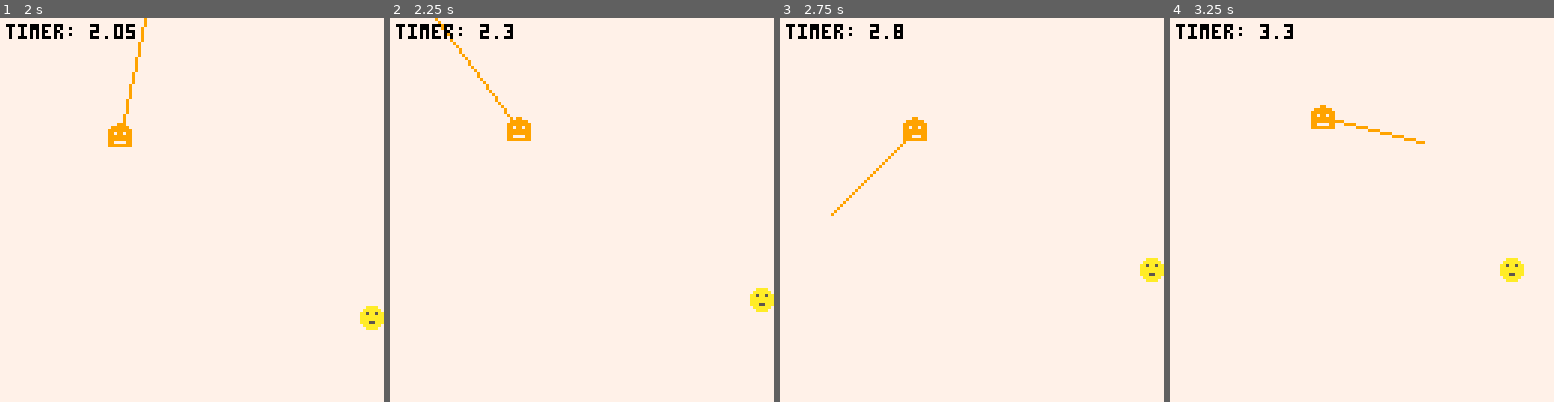
Above: before the commit, frames 1-4 (left to right).
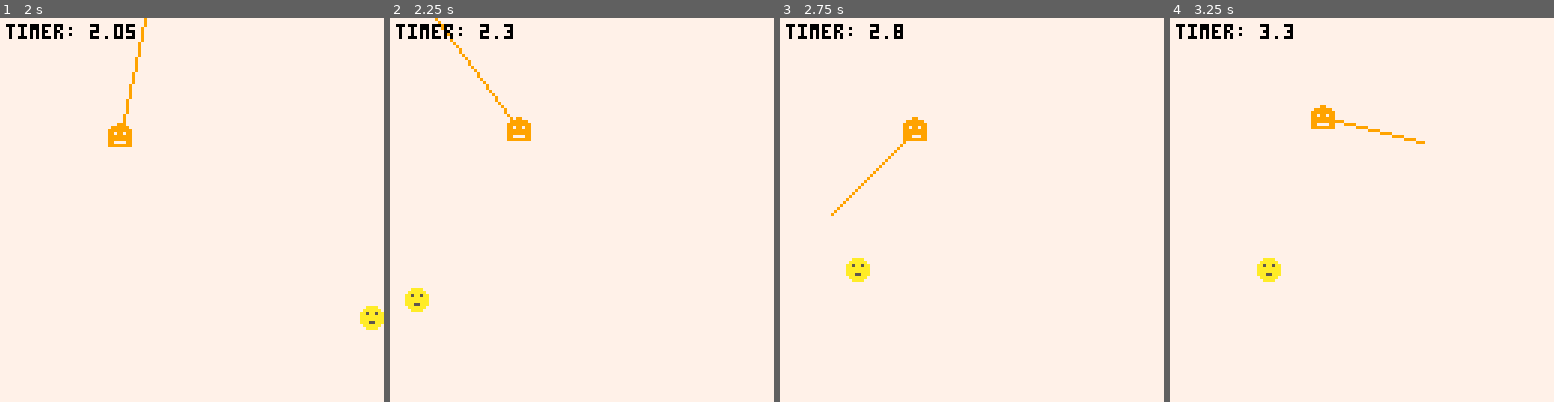
Above: after the commit, the same moments.

Repository: Chrisioo/GDD_Gruppe_1
Game: PICO-8 cartridge gegner_ki.p8
The game is run twice, just before and just after one commit, with the same random seed, the same clock (stepped at 60 frames per second) and the same inputs.
Inputs:
- Up to frame 1 (2 s): hold Right from 1.6 s (still down)
- Up to frame 2 (2.25 s): release Right at 2.1 s; hold Up from 2.15 s (still down)
- Up to frame 3 (2.75 s): release Up at 2.42 s; hold Right from 2.47 s (still down)
- Up to frame 4 (3.25 s): release Right at 3.03 s; hold Left from 3.08 s (still down)

Frame 1 is identical in both runs. In frame 2, 0.6% of the frame differs, in the area x 3-100%, y 70-77%; in frame 3, 0.6%; in frame 4, 0.6%.

Commit message:
Update: map_borders_teleport

Diff:
--- a/gegner_ki.p8
+++ b/gegner_ki.p8
@@ -1,27 +1,6 @@
 pico-8 cartridge // http://www.pico-8.com
 version 42
 __lua__
-
--- Spieler, setzt sich aus x und y Koordinaten sowie Sprite und Geschwindigkeit zusammen
-player = {
-    x = 96,
-    y = 96,
-    sprite = 1,
-    speed = 1
-}
-
--- Gegner, setzt sich aus x und y Koordinaten sowie Sprite und Geschwindigkeit zusammen
--- Zusaetzlich hat Gegner einen Status und einen Sichtwinkel
-enemy = {
-    x = 32,
-    y = 32,
-    state = "neutral",
-    angle = 0,
-    line_x = 0,
-    line_y = 0,
-    sprite = 2,
-    speed = 1
-}
 
 -- Variablen fuer Game Over
 -- game_over: Status, zeigt an ob das Spiel vorbei ist
@@ -31,7 +10,26 @@
 
 -- Initialisierung, hier keine Funktionen
 function _init ()
+    -- Spieler, setzt sich aus x und y Koordinaten sowie Sprite und Geschwindigkeit zusammen
+    player = {
+        x = 96,
+        y = 96,
+        sprite = 1,
+        speed = 1
+    }
 
+    -- Gegner, setzt sich aus x und y Koordinaten sowie Sprite und Geschwindigkeit zusammen
+    -- Zusaetzlich hat Gegner einen Status und einen Sichtwinkel
+    enemy = {
+        x = 32,
+        y = 32,
+        state = "neutral",
+        angle = 0,
+        line_x = 0,
+        line_y = 0,
+        sprite = 2,
+        speed = 1
+    }
 end
 
 -- Update Funktion, wird mit jedem Frame aufgerufen
@@ -39,7 +37,8 @@
 -- Hier wird die Bewegung des Spielers und des Gegners sowie die Kollision und der Status des Gegners ueberprueft
 function _update60 ()
     player_movement()                                                       -- Methode fuer Spielerbewegung
-    map_borders()                                                           -- Methode fuer Spieler-/Gegnerkollision mit Kartenrand
+    --map_borders()                                                         -- Methode fuer Spieler-/Gegnerkollision mit Kartenrand
+    map_borders_teleport()                                                  -- Alternative Methode zur Kollision mit Kartenrand, teleportiert Spieler/Gegener an auf andere Seite der Karte
     if (collision(player.x, enemy.x, player.y, enemy.y)) then               -- Methode fuer Kollision zwischen Spieler und Gegner
         game_over = true                                                    -- Spiel vorbei, falls Kollision zwischen Spieler und Gegner stattfindet
     end
@@ -54,7 +53,7 @@
 -- Draw Funktion, wird mit jedem Frame aufgerufen
 -- _draw: Zeichnet die Spielwelt und die Entities
 function _draw()
-    cls(7)                                                                  -- Hintergrundfarbe, 7 = weiß
+    cls(7)                                                                  -- Hintergrundfarbe, 7 = weiれか
     spr(player.sprite, player.x, player.y)                                  -- Zeichnet Spieler an Position x und y mit Sprite 1
     spr(enemy.sprite, enemy.x, enemy.y)                                     -- Zeichnet Gegner an Position x und y mit Sprite 2
     if (enemy.state == "neutral") then                                      -- Wenn Gegner im neutralen Zustand ist
@@ -101,13 +100,13 @@
 -- Funktion fuer zufaellige Bewegung des Gegners
 -- Wird genutzt, wenn Gegner im Modus "neutral" ist
 function enemy_random_movement()
-    local rnd_dir = rnd(1)                                                  -- Zufれさllige Richtung, in die sich der Gegner bewegt
+    local rnd_dir = rnd(1)                                                  -- Zufaellige Richtung, in die sich der Gegner bewegt
     local enemy_dir_x = 0                                                   -- Richtung des Gegners in x-Richtung
     local enemy_dir_y = 0                                                   -- Richtung des Gegners in y-Richtung
-    if (rnd_dir > 0.5) then                                                 -- Wenn zufれさllige Richtung grれへれかer als 0.5 ist
-        enemy_dir_x = rnd({-1, 1})                                          -- Zufれさllige Richtung in x-Richtung (-1 oder 1)
+    if (rnd_dir > 0.5) then                                                 -- Wenn zufaellige Richtung grれへれかer als 0.5 ist
+        enemy_dir_x = rnd({-1, 1})                                          -- Zufaellige Richtung in x-Richtung (-1 oder 1)
     else
-        enemy_dir_y = rnd({-1, 1})                                          -- Zufれさllige Richtung in y-Richtung (-1 oder 1)
+        enemy_dir_y = rnd({-1, 1})                                          -- Zufaellige Richtung in y-Richtung (-1 oder 1)
     end
     enemy.x = enemy.x + enemy_dir_x * enemy.speed                           -- Bewegung des Gegners in x-Richtung
     enemy.y = enemy.y + enemy_dir_y * enemy.speed                           -- Bewegung des Gegners in y-Richtung
@@ -143,6 +142,34 @@
     enemy.y = mid(0, enemy.y, 120)
 end
 
+function map_borders_teleport()
+    if (player.x < 0) then
+        player.x = 120
+        enemy.state = "neutral"
+        enemy.sprite = 2
+    end
+    if (player.x > 120) then
+        player.x = 0
+        enemy.state = "neutral"
+        enemy.sprite = 2
+    end
+    if (player.y < 0) then
+        player.y = 120
+        enemy.state = "neutral"
+        enemy.sprite = 2
+    end
+    if (player.y > 120) then
+        player.y = 0
+        enemy.state = "neutral"
+        enemy.sprite = 2
+    end
+
+    if (enemy.x < 0) then enemy.x = 120 end
+    if (enemy.x > 120) then enemy.x = 0 end
+    if (enemy.y < 0) then enemy.y = 120 end
+    if (enemy.y > 120) then enemy.y = 0 end
+end
+
 __gfx__
 0000000000aaaa000009900000088000000000000000000000000000000000000000000000000000000000000000000000000000000000000000000000000000
 000000000aaaaaa00999999008888880000000000000000000000000000000000000000000000000000000000000000000000000000000000000000000000000
